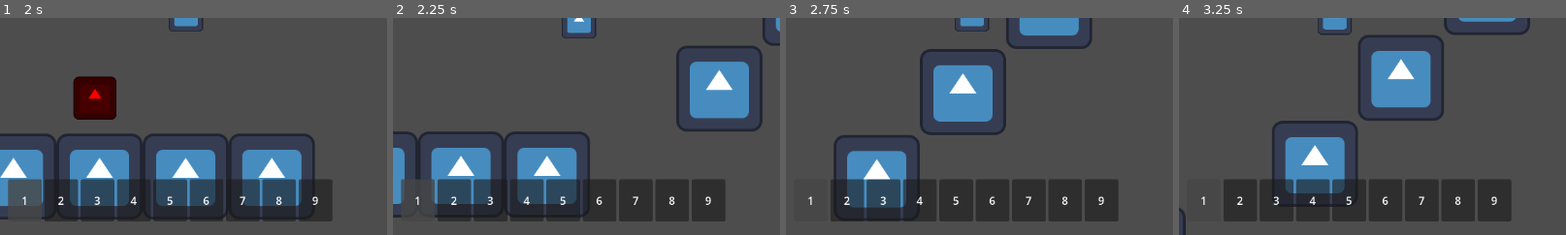
Above: before the commit, frames 1-4 (left to right).
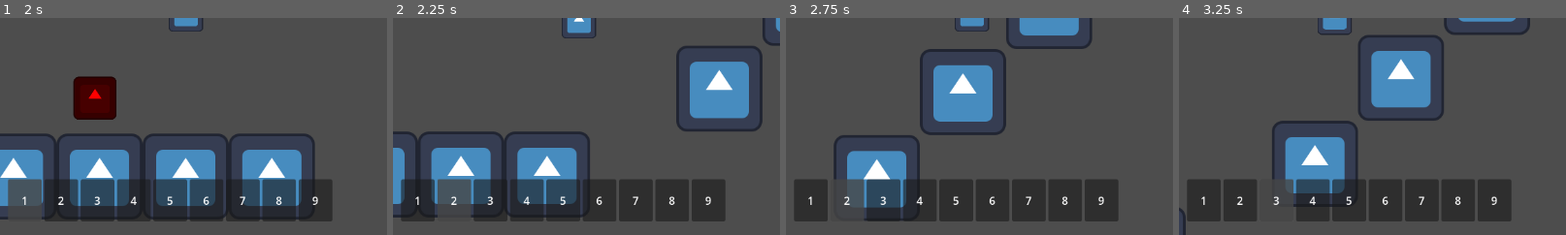
Above: after the commit, the same moments.

Repository: TheHumanMRP/RPG-Life-Tracker
Game: Godot game, scene res://Folders/Systems/Main/Scenes/main_scene.tscn
Two runs of this game, one before a commit and one after it. Both use one fixed random seed, a clock stepped at 60 frames per second and the inputs below. The engine's default icon, where the game draws it, is replaced by a stand-in: a white triangle on a blue panel in a dark square.
Inputs (mouse positions are % of the whole screen's width and height, from its top left):
- Up to frame 1 (2 s): click "Dungeon" at 0.5 s; move the mouse to (31, 92) at 1.27 s; hold D (move_right) from 1.28 s (still down); tap T (add_test_sword) at 1.35 s; click (31, 92) at 1.42 s; tap Space (jump) at 1.52 s
- Up to frame 2 (2.25 s): keep holding D (move_right); move the mouse to (36, 92) at 2.02 s; tap E (equip_item) at 2.1 s; click (36, 92) at 2.17 s
- Up to frame 3 (2.75 s): keep holding D (move_right); tap Space (jump) at 2.27 s
- Up to frame 4 (3.25 s): move the mouse to (41, 92) at 2.77 s; release D (move_right) at 2.78 s; hold A (move_left) from 2.78 s (still down); tap T (add_test_sword) at 2.85 s; click (41, 92) at 2.92 s
The pictures show only the part of the screen within x 28-78%, y 50-100%; the shares and areas given below are measured in that part.

Frame 1 is identical in both runs. In frame 2, 3.2% of the frame differs, in the area x 2-21%, y 74-94%; in frame 3, 3.2%; in frame 4, 3.2%, in the area x 2-30%, y 74-94%.
Error in both runs: Invalid access to property or key 'inventory_component' on a base object of type 'Resource (SaveData)'. (res://Folders/Systems/Globals/global.gd:46)

Commit message:
Auto commit at 2026-08-23 00:26:24

Diff:
--- a/Folders/Systems/Inventory_System/Scripts/Hotbar/hotbar_slot.gd
+++ b/Folders/Systems/Inventory_System/Scripts/Hotbar/hotbar_slot.gd
@@ -157,4 +157,4 @@
 # ------------------------------------------------------------------------------
 
 func notify_hotbar_selected() -> void:
-	SignalBus.hotbar_selected.emit(slot_index)
+	SignalBus.hotbar_item_selected.emit(slot_index)
